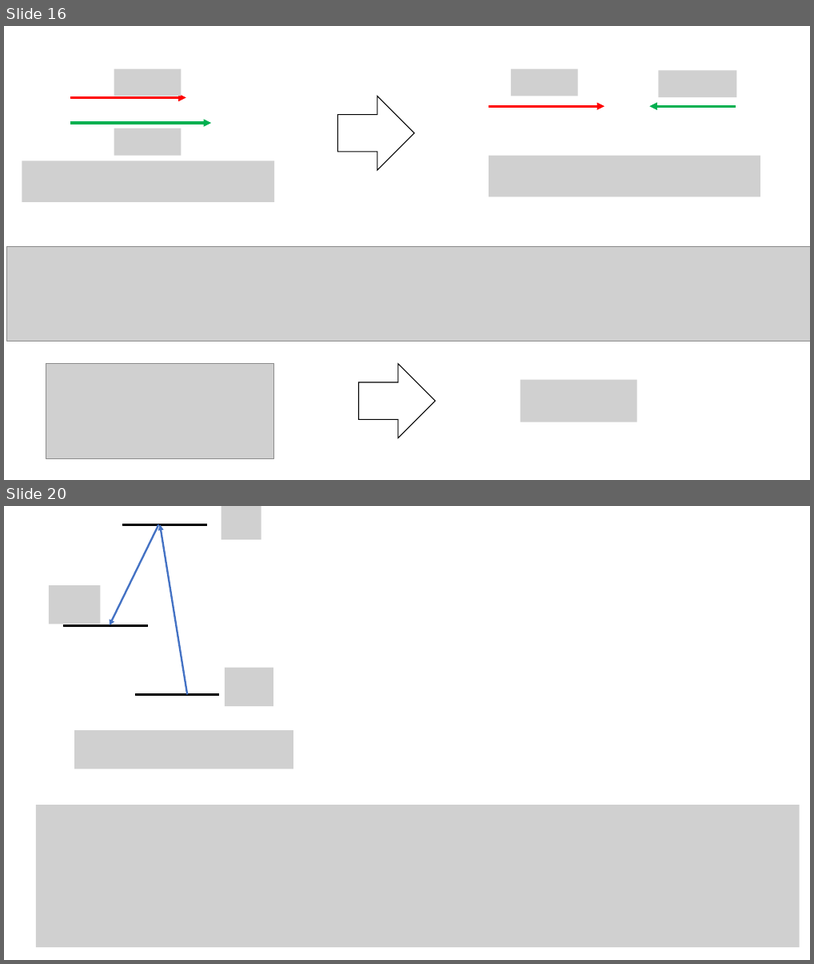
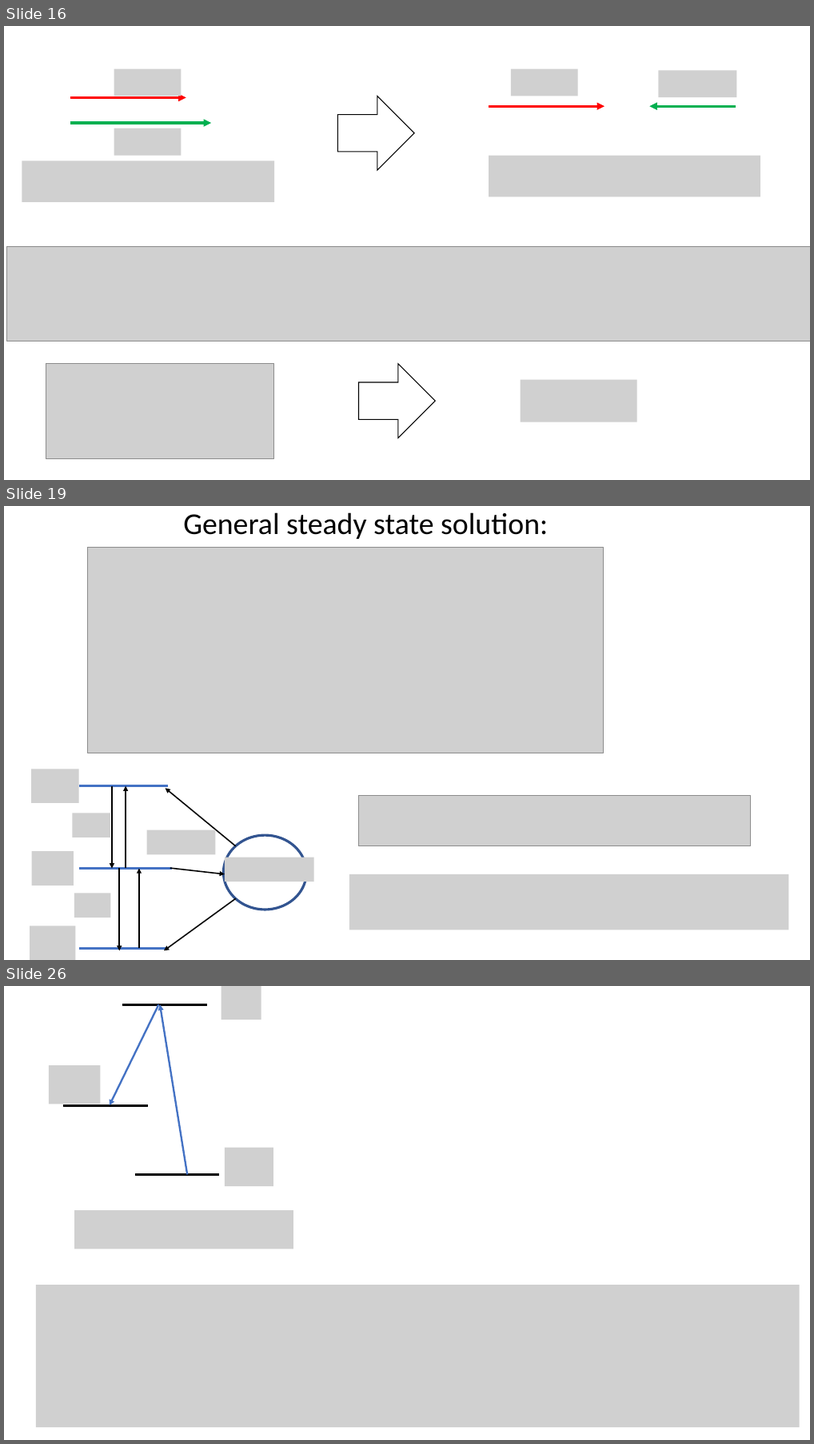
Before and after one commit to youjieyu888/circular-waveguide, a slide deck: 3-level.pptx. Shown one above the other, each under a label of ours: slides 16 and 20 before the commit, slides 16, 19 and 26 after it; the slides between them are not shown. The pictures are 814x964 and 814x1444 pixels, drawn with LibreOffice and Linux fonts; fonts in the diff are those of the drawing; grey boxes stand for pictures. Boxes give left, top, right and bottom in pixels: in the first picture for what was removed or moved away, otherwise in the second. Text is boxed around its words. In the diff, an @@ line names an element or a change of style, - is before the commit and + after.

```diff
--- a/3-level.pptx
+++ b/3-level.pptx
@@ slide 19 added at [4,506,810,960], background #FFFFFF @@
@@ text added at [183,512,548,539], 36 pt, text #000000 @@
+General steady state solution:
@@ picture added at [87,548,603,753] @@
@@ picture added at [358,795,750,846] @@
@@ group added at [30,768,314,960]: 7 pictures, 7 arrows, 3 lines, 1 ellipse @@
@@ picture added at [350,874,790,929] @@
@@ what was slide 20 is now slide 26 @@
```
Also in this commit, not shown: 5 other slides added, 22 other files.
